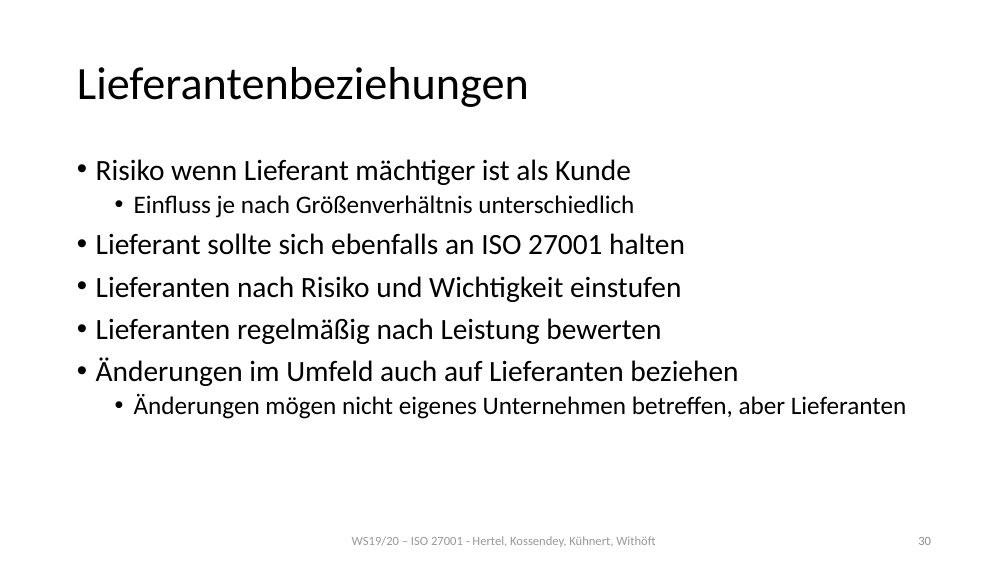
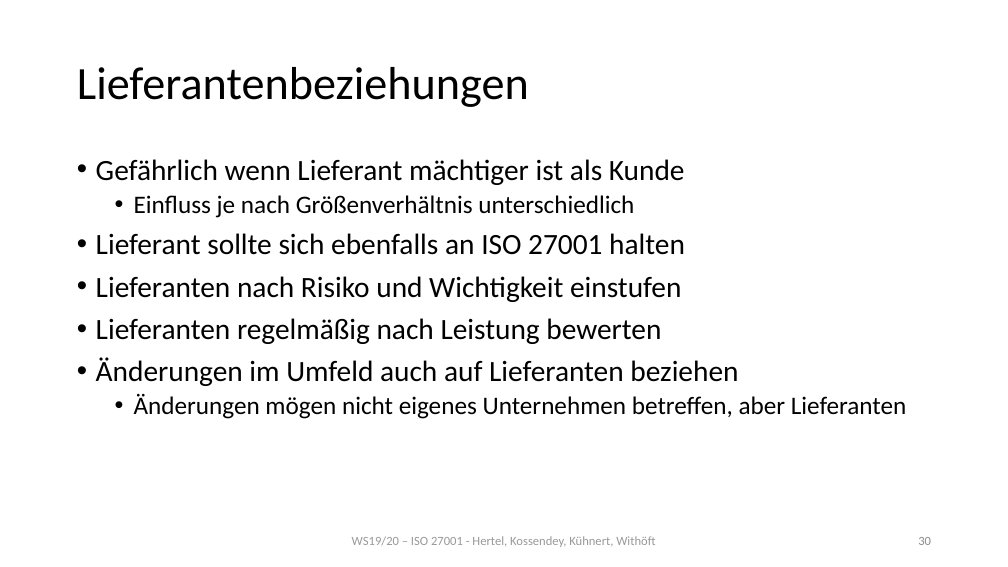
Before and after one commit to mwithoeft/SicherheitUndZuverlaessigkeit, a slide deck: slide 30 of merged.pptx. Drawn at 1008x567 pixels with LibreOffice and Linux fonts; fonts in the diff are those of the drawing. Boxes give left, top, right and bottom in pixels: in the first picture for what was removed or moved away, otherwise in the second. Text is boxed around its words. In the diff, an @@ line names an element or a change of style, - is before the commit and + after.

Commit message:
Changed stuff

```diff
--- a/merged.pptx
+++ b/merged.pptx
@@ text at (x1=96, y1=159, x2=685, y2=185): text changed @@
-• Risiko wenn Lieferant mächtiger ist als Kunde
+• Gefährlich wenn Lieferant mächtiger ist als Kunde
```
